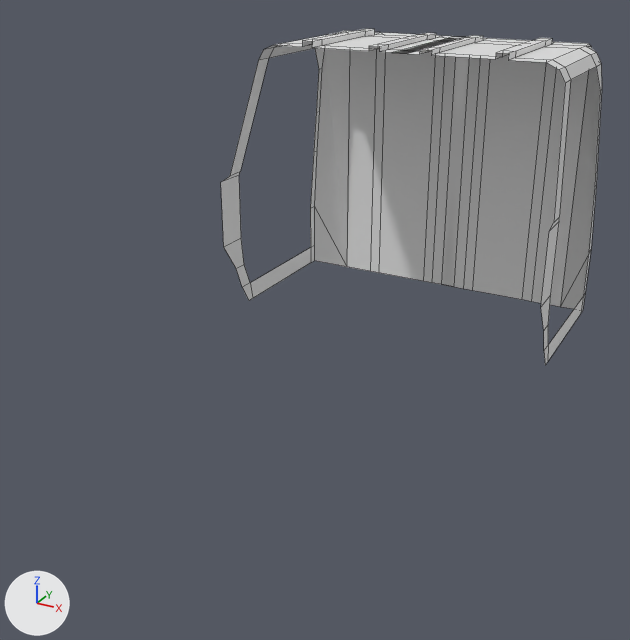
Two versions of the Blender file Models/Vehicles/Land/CaterpillarCT660/CaterpillarCT660.blend, one commit apart.
Before and after are seen from a 50 mm lens placed at (4.03, -13.75, 3.44), pointed at (-0.3, -5.9, -0.49). Lighting does not change. The marker at lower left points along +X, +Y and +Z. Mesh edges are drawn as thin lines.

Names of what the first picture shows: 'Cab'.
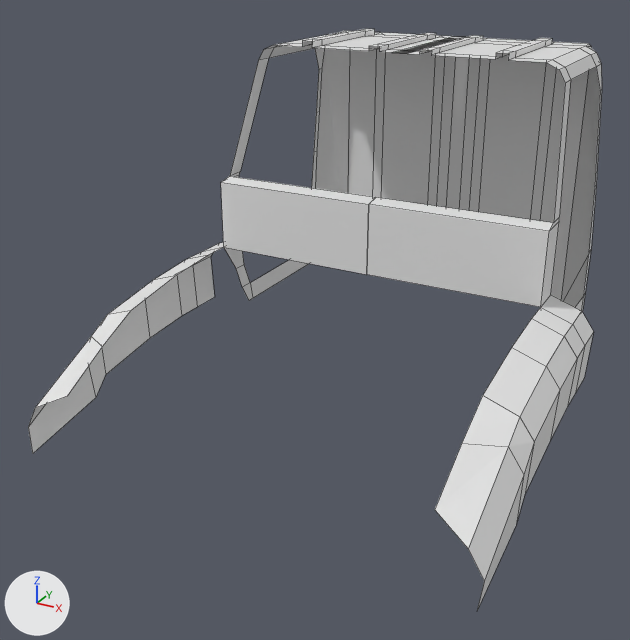
Changed parts and their boxes (x1, y1, x2, y2) in the pictures (630 x 640 px):
'Cab', reshaped (51% wider, 73% taller): before (221, 29, 602, 365); after (28, 29, 602, 610)
part 1 of me_plane, added: after (28, 176, 594, 610)

What the commit changed:
me_plane is used by ob_cab; parent ob_caterpillarct660; location (0.0, -2.939, 2.26); scale (0.0951, 0.142, 1.0).
me_plane had 104 vertices, 72 faces and spanned x -1.0..21.2, y -15.7..3.5, z -3.5..0.1.
me_plane now has 133 vertices, 92 faces and spans x -1.0..26.4, y -37.1..3.5, z -3.9..0.1.
Part 1, on me_plane:
19 vertices are added at x -0.1..26.4, y -37.1..-12.8, z -3.9..-1.5.
5 new vertices lie (1.6, 0.0, -0.2) away from vertices in x 24.8, y -28.5..-12.8, z -2.7..-2.5.
5 new vertices lie (-0.3, 0.0, -0.6) away from vertices in x 26.4, y -28.5..-12.8, z -2.9..-2.7.
20 new faces join them.
